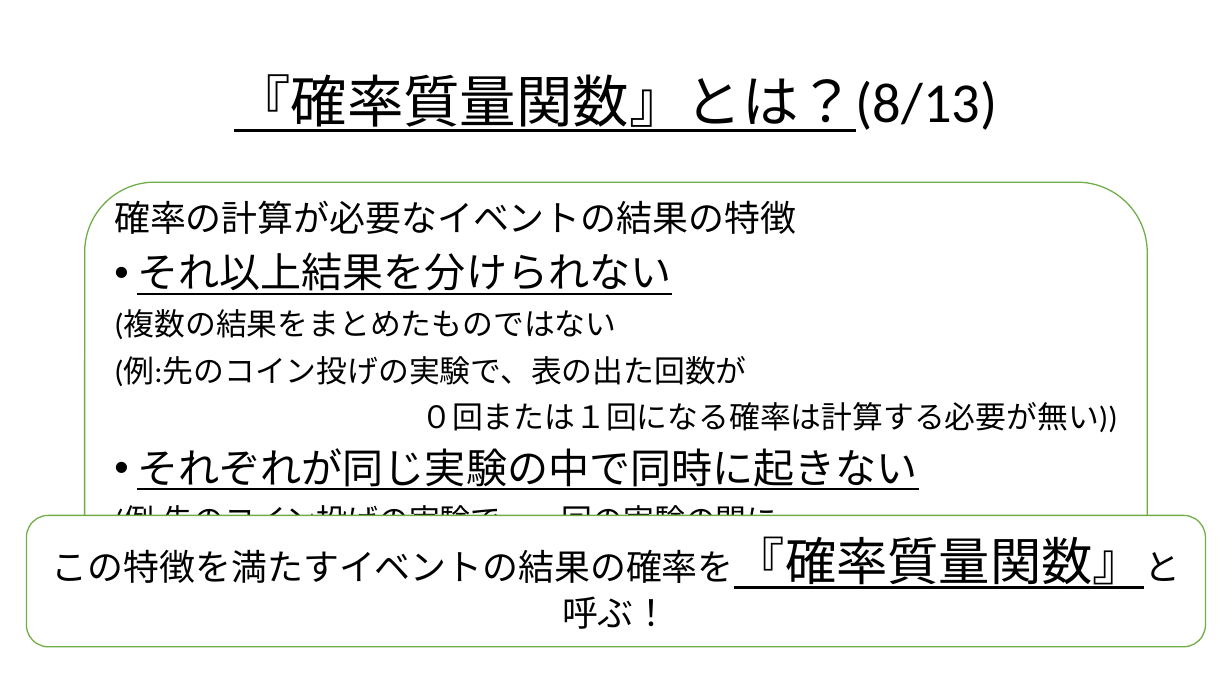
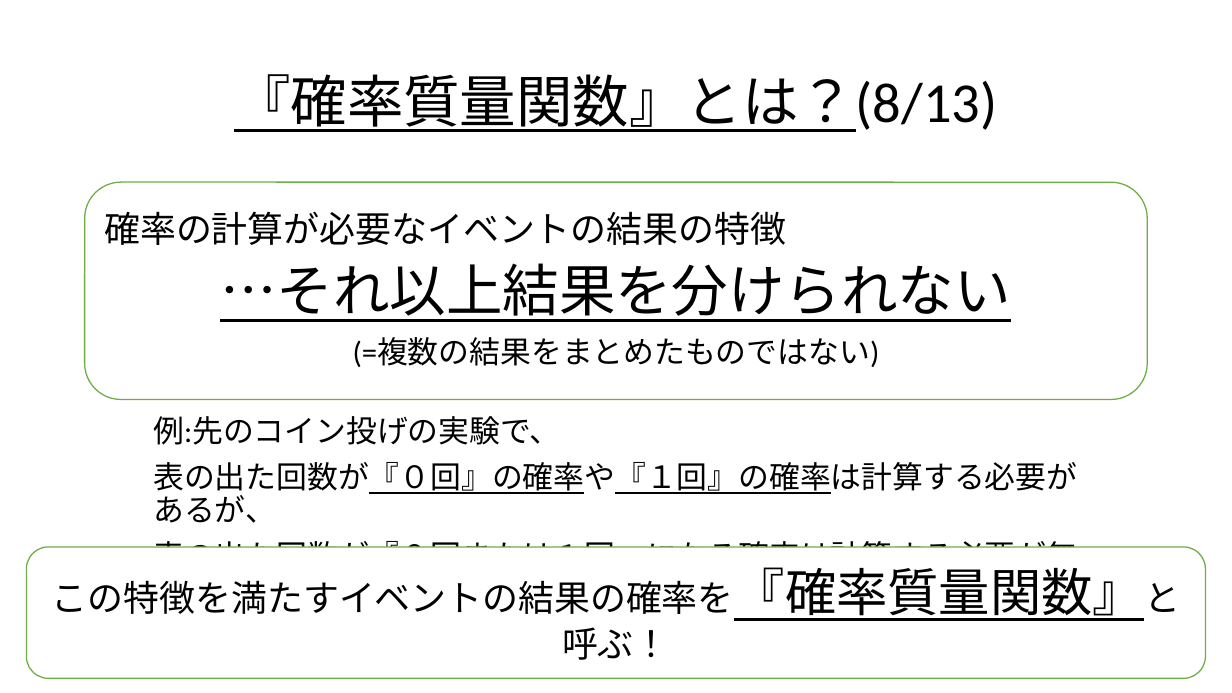
Before and after one commit to Ryo-KATAYAMA/Senior_Project, a slide deck: slide 45 of Chapter4_1.pptx (slide 44 before the commit). Drawn at 1232x693 pixels with LibreOffice and Linux fonts; fonts in the diff are those of the drawing. Boxes give left, top, right and bottom in pixels: in the first picture for what was removed or moved away, otherwise in the second. Text is boxed around its words. In the diff, an @@ line names an element or a change of style, - is before the commit and + after.

Commit message:
前回訂正で間違っていたところ再訂正、説明に追記必要なところは編集内容の予定と大まかな範囲を指定しスライドに追記

```diff
--- a/Chapter4_1.pptx
+++ b/Chapter4_1.pptx
@@ rounded rectangle "確率の計算が必要なイベントの結果の特徴": place and size @@
-rounded rectangle "確率の計算が必要なイベントの結果の特徴" at [85,182,1148,603]
+rounded rectangle "確率の計算が必要なイベントの結果の特徴" at [85,182,1148,399]
@@ text in rounded rectangle at [220,263,1010,367]: text changed @@
-• それ以上結果を分けられない
-(複数の結果をまとめたものではない
-(例:先のコイン投げの実験で、表の出た回数が
-０回または１回になる確率は計算する必要が無い))
-• それぞれが同じ実験の中で同時に起きない
-(例:先のコイン投げの実験で、一回の実験の間に
-コインが０枚表(=全部裏)かつ３枚表(全部表)になることはあり得ない)
+…それ以上結果を分けられない
+(=複数の結果をまとめたものではない)
@@ text added at [153,416,1077,609], 24 pt, text #000000 @@
+例:先のコイン投げの実験で、
+表の出た回数が『０回』の確率や『１回』の確率は計算する必要があるが、
+表の出た回数が『０回または１回』になる確率は計算する必要が無い
@@ rounded rectangle "この特徴を満たすイベントの結果の確率を『確率質量関数』と呼ぶ！": place and size @@
-rounded rectangle "この特徴を満たすイベントの結果の確率を『確率質量関数』と呼ぶ！" at [27,516,1206,647]
+rounded rectangle "この特徴を満たすイベントの結果の確率を『確率質量関数』と呼ぶ！" at [27,547,1206,678]
```
Also in this commit, not shown: 4 other slides changed, 1 slide added.
